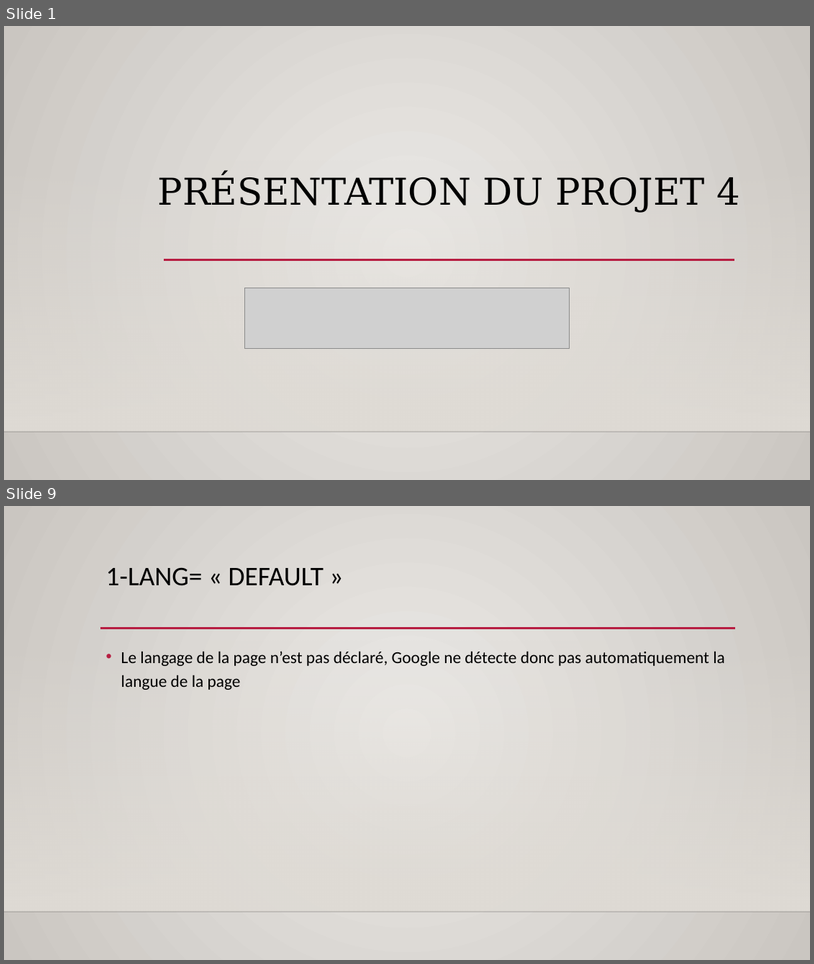
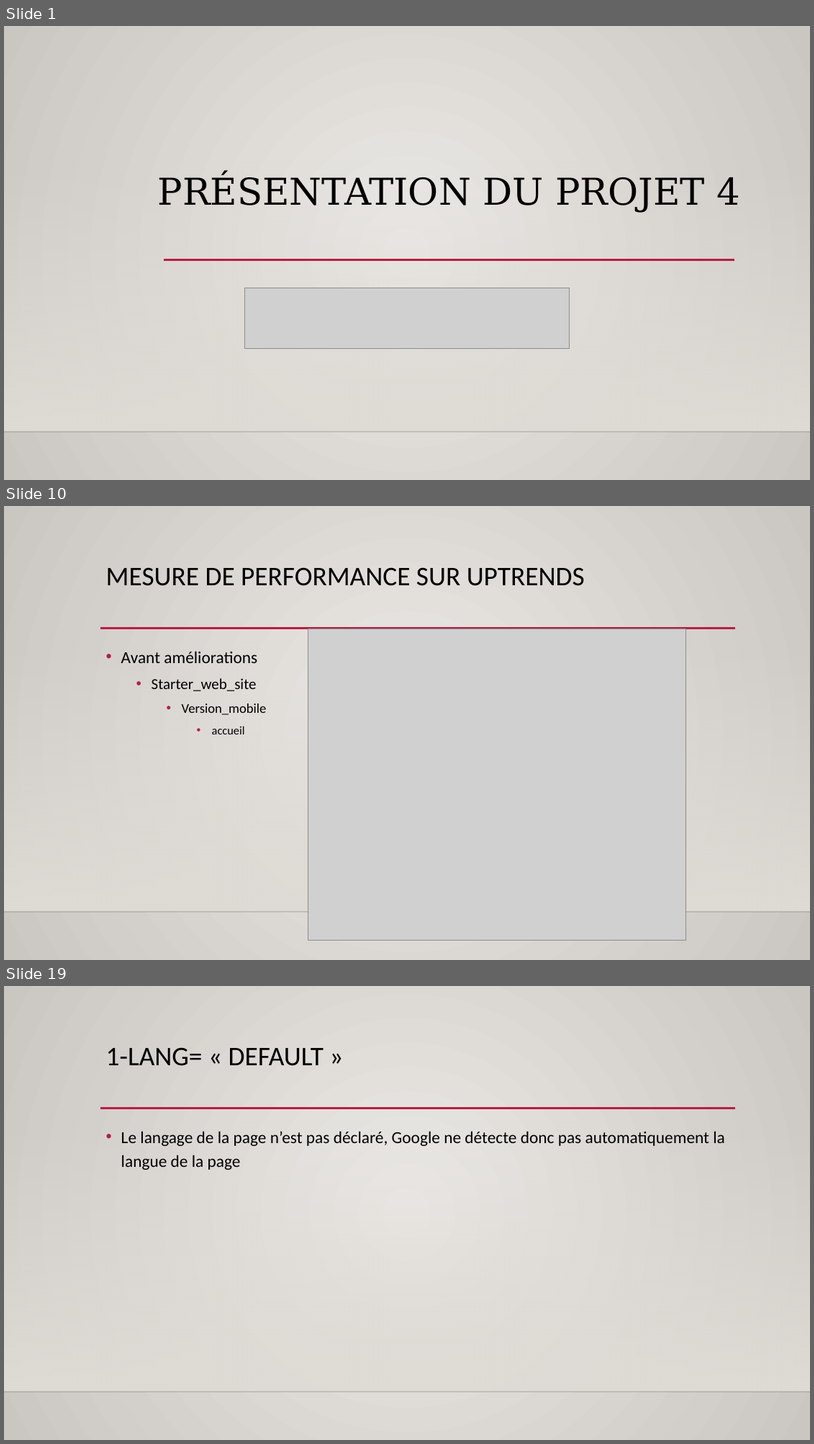
Before and after one commit to o-said/projet-4-la_chouette_agence, a slide deck: audit/Présentation du projet 4.pptx. Shown one above the other, each under a label of ours: slides 1 and 9 before the commit, slides 1, 10 and 19 after it; the slides between them are not shown. The pictures are 814x964 and 814x1444 pixels, drawn with LibreOffice and Linux fonts; fonts in the diff are those of the drawing; grey boxes stand for pictures; background and template pictures are left out. Boxes give left, top, right and bottom in pixels: in the first picture for what was removed or moved away, otherwise in the second. Text is boxed around its words. In the diff, an @@ line names an element or a change of style, - is before the commit and + after.

```diff
--- a/audit/Présentation du projet 4.pptx
+++ b/audit/Présentation du projet 4.pptx
@@ slide 10 added at (4, 506, 810, 960), background gradient #ECEAE7 to #CAC7C1; not listed: 3 template elements that a slide beside it also shows @@
@@ title added at (106, 567, 585, 586), 32 pt, text #000000 @@
+MESURE DE PERFORMANCE SUR UPTRENDS
@@ picture added at (309, 629, 687, 939) @@
@@ text added at (121, 651, 267, 734), 20 pt, text #000000 @@
+• Avant améliorations
+  • Starter_web_site
+    • Version_mobile
+      • accueil
@@ what was slide 9 is now slide 19 @@
```
Also in this commit, not shown: 8 slides changed, 9 other slides added, 2 other files.
